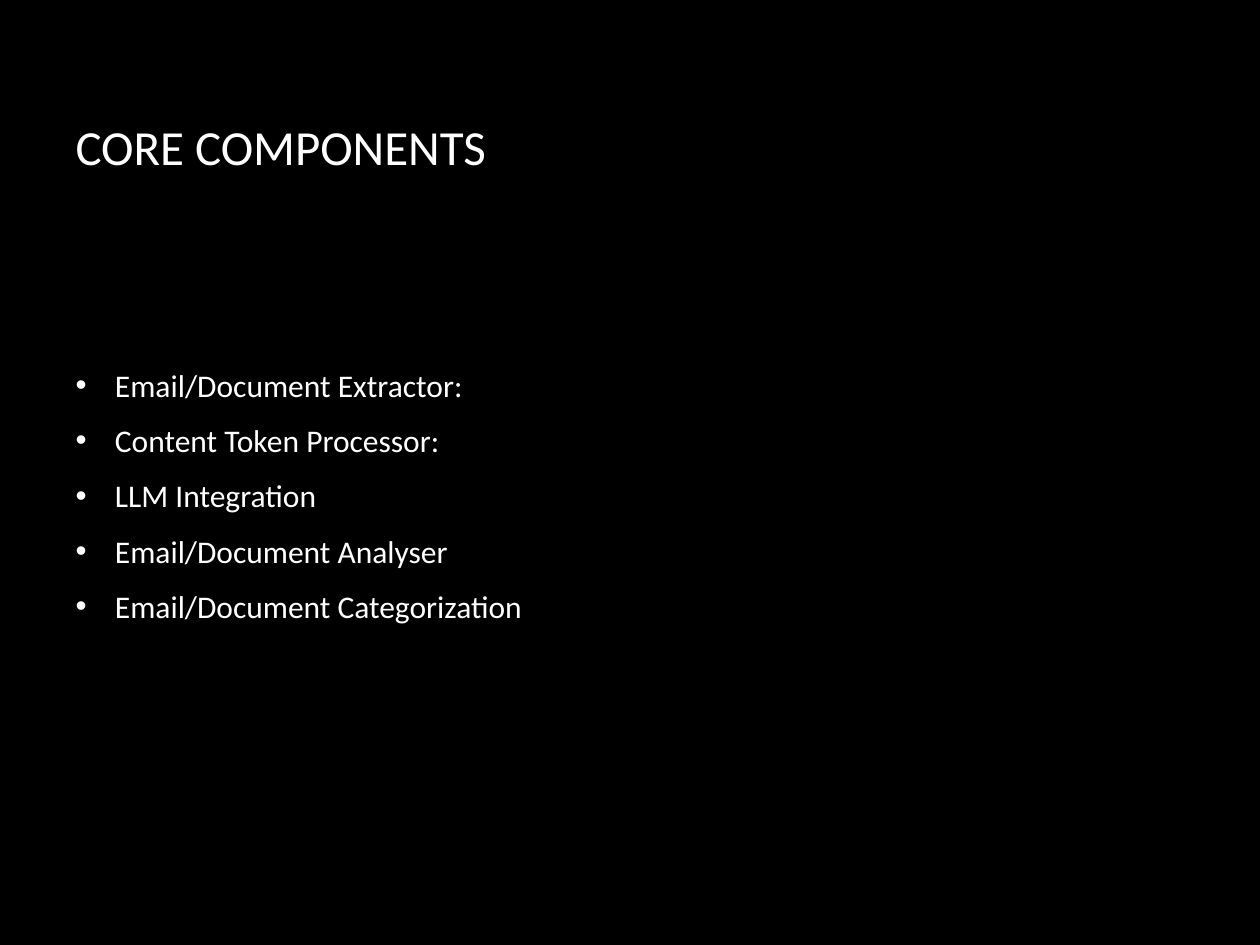
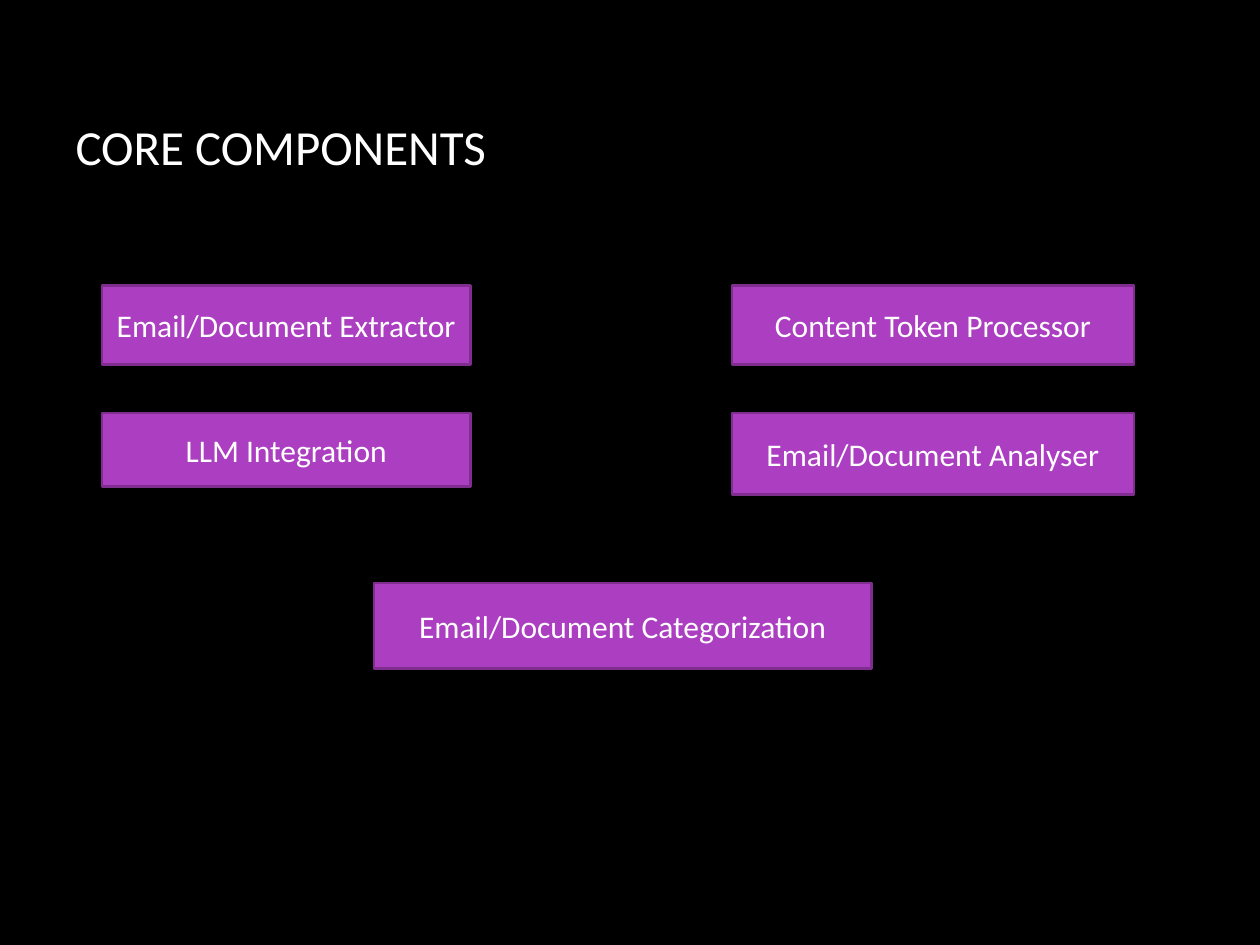
Before and after one commit to ewfx/gaied-fraud-breakers, a slide deck: slide 4 of artifacts/Email_Gatekeeper.pptx. Drawn at 1260x945 pixels with LibreOffice and Linux fonts; fonts in the diff are those of the drawing; background and template pictures are left out. Boxes give left, top, right and bottom in pixels: in the first picture for what was removed or moved away, otherwise in the second. Text is boxed around its words. In the diff, an @@ line names an element or a change of style, - is before the commit and + after.

```diff
--- a/artifacts/Email_Gatekeeper.pptx
+++ b/artifacts/Email_Gatekeeper.pptx
@@ rectangle added at [102,286,471,365], fill #AC3EC1, outline #7F2E8F 1.5 pt, 18 pt, text #FFFFFF @@
+Email/Document Extractor
@@ rectangle added at [732,286,1134,365], fill #AC3EC1, outline #7F2E8F 1.5 pt, 18 pt, text #FFFFFF @@
+Content Token Processor
@@ text removed at [115,375,522,624] @@
-• Email/Document Extractor:
-• Content Token Processor:
-• LLM Integration
-• Email/Document Analyser
-• Email/Document Categorization
@@ rectangle added at [102,413,471,488], fill #AC3EC1, outline #7F2E8F 1.5 pt, 18 pt, text #FFFFFF @@
+LLM Integration
@@ rectangle added at [732,413,1134,495], fill #AC3EC1, outline #7F2E8F 1.5 pt, 18 pt, text #FFFFFF @@
+Email/Document Analyser
@@ rectangle added at [374,583,872,669], fill #AC3EC1, outline #7F2E8F 1.5 pt, 18 pt, text #FFFFFF @@
+Email/Document Categorization
```
Also in this commit, not shown: 4 other slides changed.
